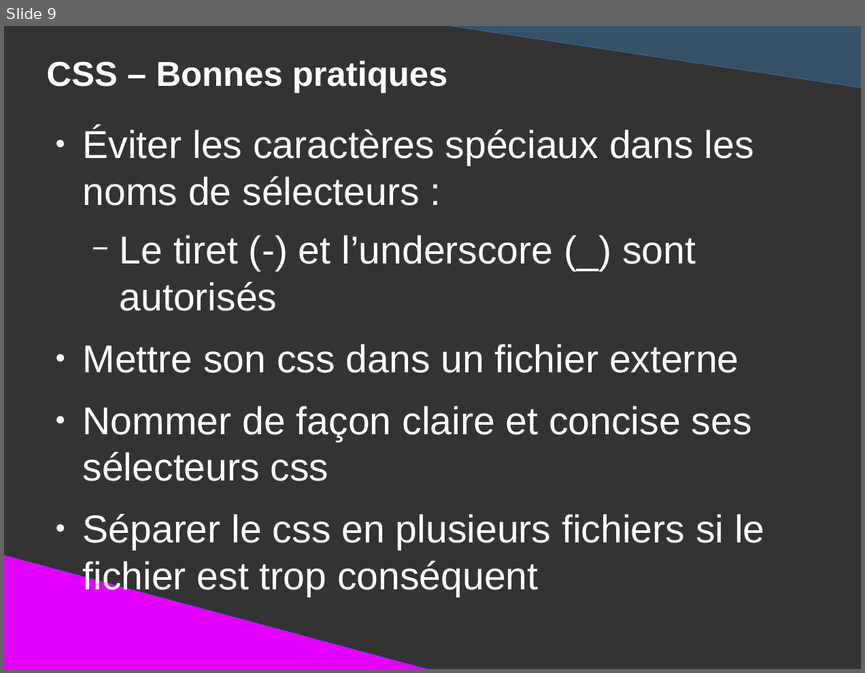
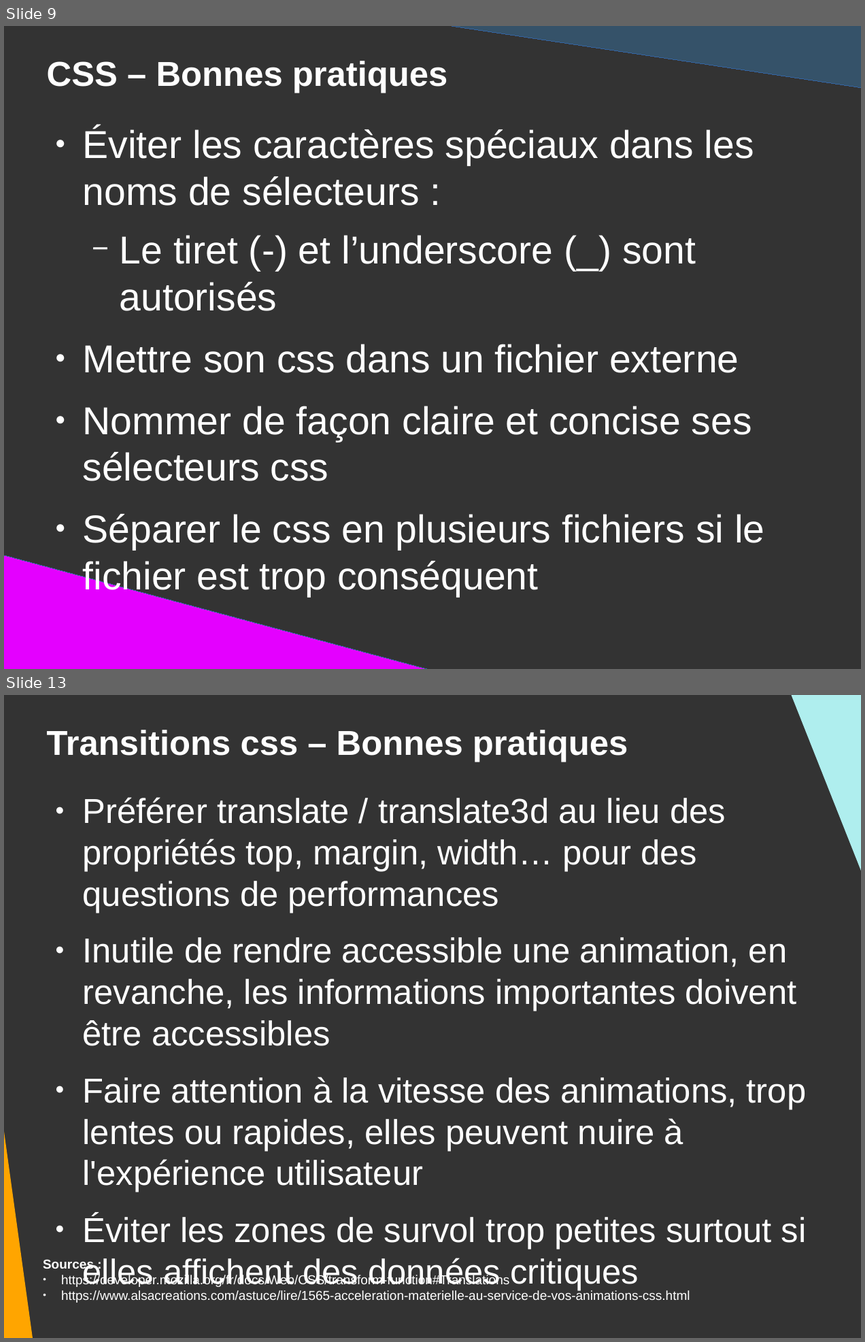
Before and after one commit to DanYellow/presentations, a slide deck: mmi/html/bonnes-pratiques/presentation.odp. Shown one above the other, each under a label of ours: slide 9 before the commit, slides 9 and 13 after it; the slides between them are not shown. The pictures are 865x673 and 865x1342 pixels, drawn with LibreOffice and Linux fonts; fonts in the diff are those of the drawing. Boxes give left, top, right and bottom in pixels: in the first picture for what was removed or moved away, otherwise in the second. Text is boxed around its words. In the diff, an @@ line names an element or a change of style, - is before the commit and + after.

```diff
--- a/mmi/html/bonnes-pratiques/presentation.odp
+++ b/mmi/html/bonnes-pratiques/presentation.odp
@@ slide 13 added at bbox=[4, 695, 861, 1338], background #333333 @@
@@ right triangle added at bbox=[781, 695, 861, 1003], fill #AFEEEE @@
@@ title added at bbox=[47, 730, 628, 762], 32 pt, text #FFFFFF, bold @@
+Transitions css – Bonnes pratiques
@@ right triangle added at bbox=[4, 794, 35, 1338], fill #FFA500 @@
@@ text added at bbox=[83, 797, 806, 1290], 32 pt, text #FFFFFF @@
+● Préférer translate / translate3d au lieu des propriétés top, margin, width… pour des questions de performances
+● Inutile de rendre accessible une animation, en revanche, les informations importantes doivent être accessibles
+● Faire attention à la vitesse des animations, trop lentes ou rapides, elles peuvent nuire à l'expérience utilisateur
+● Éviter les zones de survol trop petites surtout si elles affichent des données critiques
@@ text added at bbox=[43, 1259, 690, 1302], 12 pt, text #FFFFFF @@
+Sources :
+● https://developer.mozilla.org/fr/docs/Web/CSS/transform-function#Translations
+● https://www.alsacreations.com/astuce/lire/1565-acceleration-materielle-au-service-de-vos-animations-css.html
```
Also in this commit, not shown: 2 slides changed, 2 other slides added, 6 other files.
